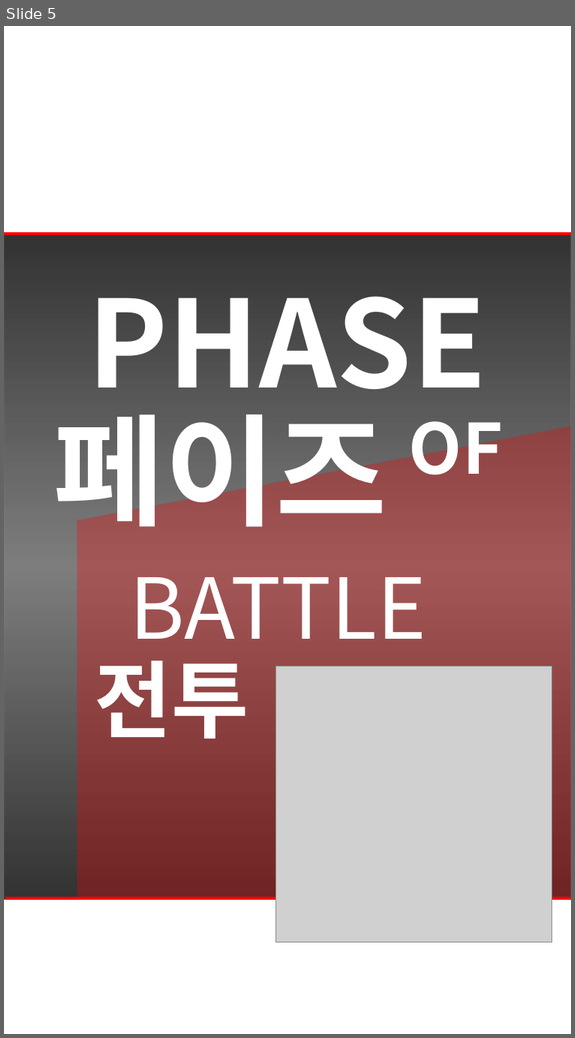
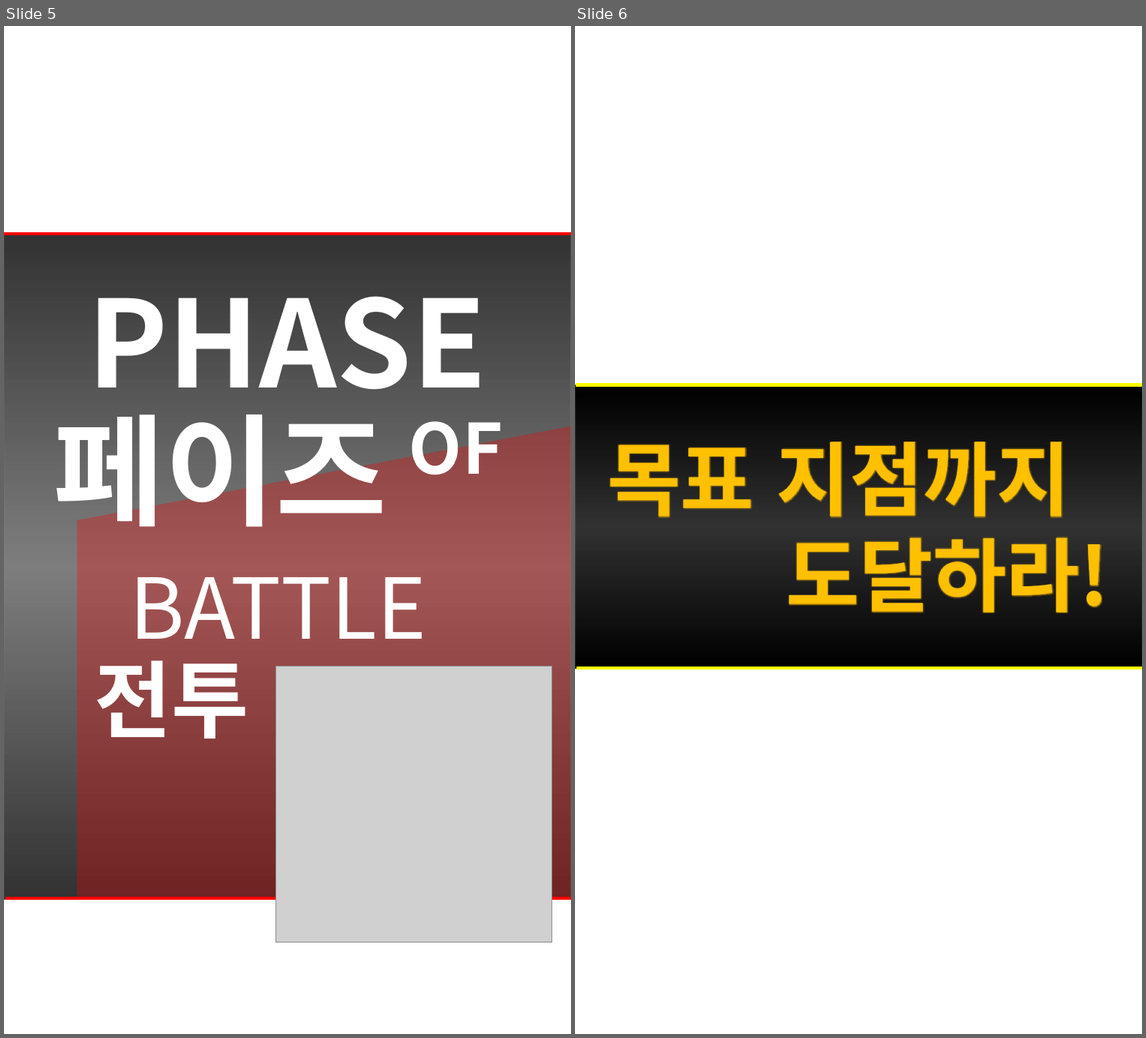
Before and after one commit to SNUGDC/DrawingRPG, a slide deck: Drawing RPG Dummy 리소스 EQ1.pptx. Shown side by side, each under a label of ours: slide 5 before the commit, slides 5 and 6 after it. The pictures are 575x1038 and 1146x1038 pixels, drawn with LibreOffice and Linux fonts; fonts in the diff are those of the drawing; grey boxes stand for pictures. Boxes give left, top, right and bottom in pixels: in the first picture for what was removed or moved away, otherwise in the second. Text is boxed around its words. In the diff, an @@ line names an element or a change of style, - is before the commit and + after.

```diff
--- a/Drawing RPG Dummy 리소스 EQ1.pptx
+++ b/Drawing RPG Dummy 리소스 EQ1.pptx
@@ slide 6 added at [575, 26, 1142, 1034], background #FFFFFF @@
@@ group added at [576, 385, 1142, 669]: 2 lines, 1 rectangle, 1 text @@
+목표 지점까지
+도달하라!
```
Also in this commit, not shown: 1 slide removed, 5 other files.
